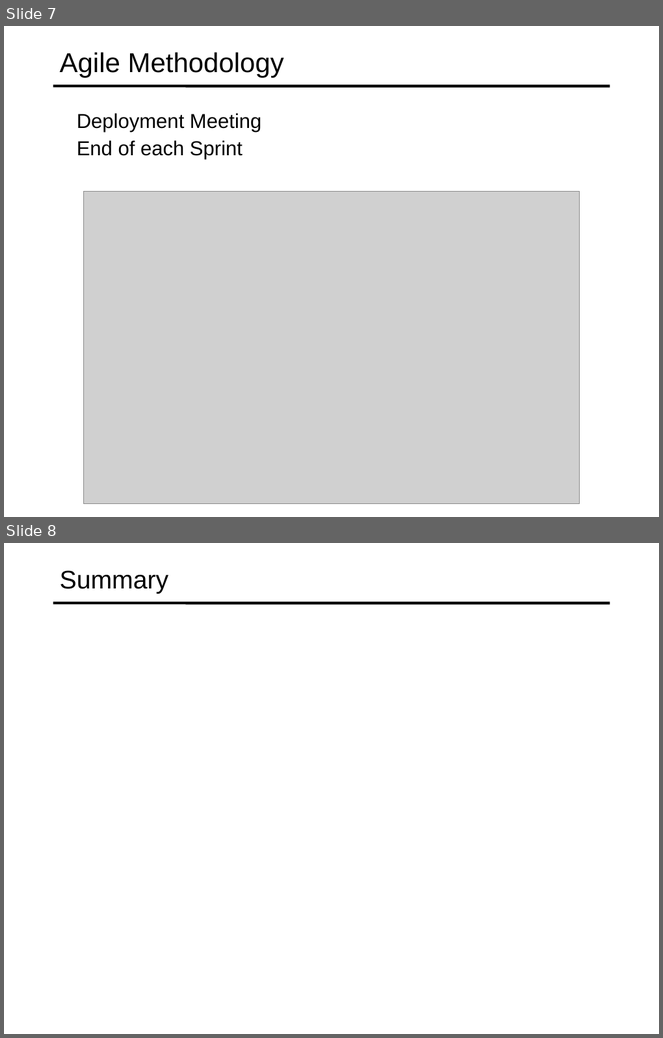
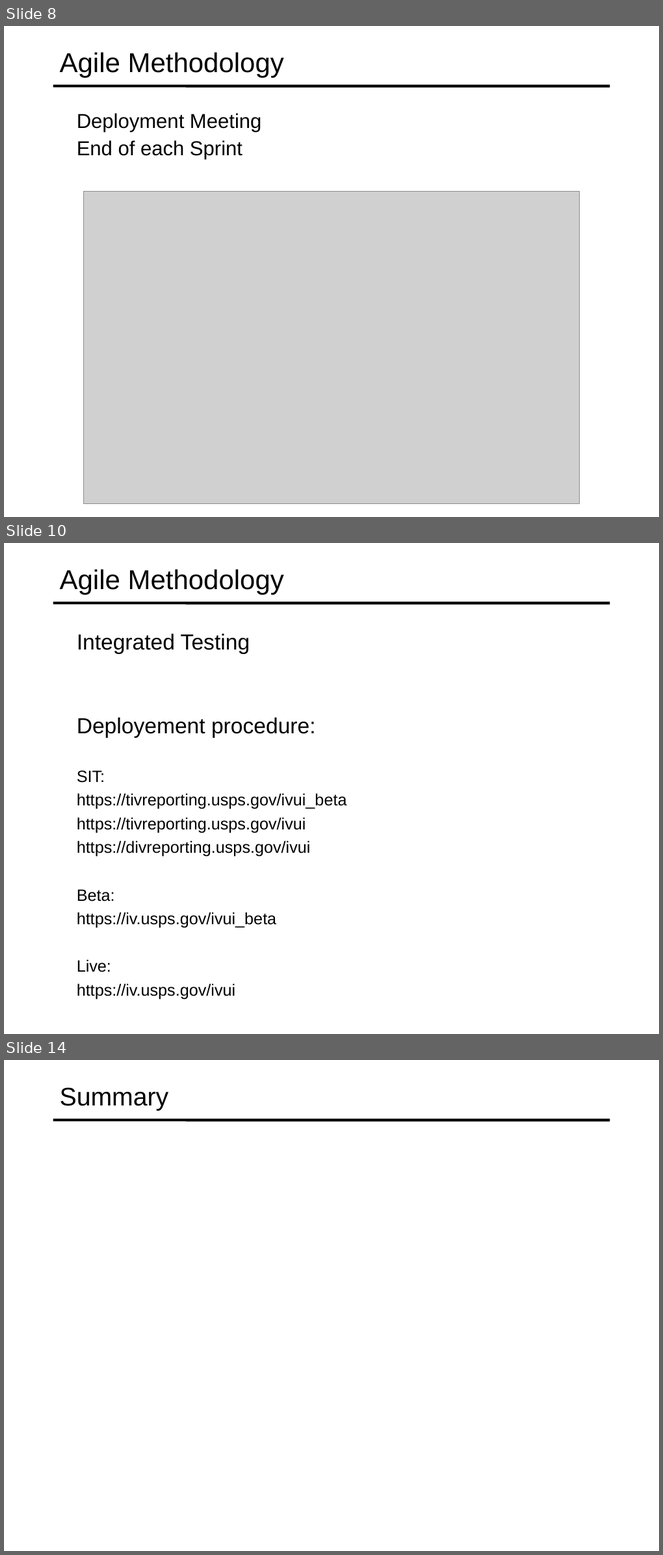
Before and after one commit to specter01wj/Jago_Link_Training, a slide deck: Angular/Interview Lectures/Work Flow/Work Flow.ppt. Shown one above the other, each under a label of ours: slides 7 and 8 before the commit, slides 8, 10 and 14 after it; the slides between them are not shown. The pictures are 663x1038 and 663x1555 pixels, drawn with LibreOffice and Linux fonts; fonts in the diff are those of the drawing; grey boxes stand for pictures. Boxes give left, top, right and bottom in pixels: in the first picture for what was removed or moved away, otherwise in the second. Text is boxed around its words. In the diff, an @@ line names an element or a change of style, - is before the commit and + after.

```diff
--- a/Angular/Interview Lectures/Work Flow/Work Flow.ppt
+++ b/Angular/Interview Lectures/Work Flow/Work Flow.ppt
@@ slide 10 added at (4, 543, 659, 1034), background #FFFFFF; not listed: 1 template element that a slide beside it also shows @@
@@ title added at (60, 569, 284, 594), 30 pt, text #000000 @@
+Agile Methodology
@@ text added at (77, 633, 250, 654), 24 pt, text #000000 @@
+  Integrated Testing
@@ text added at (77, 717, 347, 999), 18 pt, text #000000 @@
+  Deployement procedure:
+  SIT:
+  https://tivreporting.usps.gov/ivui_beta
+  https://tivreporting.usps.gov/ivui
+  https://divreporting.usps.gov/ivui
+  Beta:
+  https://iv.usps.gov/ivui_beta
+  Live:
+  https://iv.usps.gov/ivui
@@ what was slide 7 is now slide 8 @@
@@ what was slide 8 is now slide 14 @@
```
Also in this commit, not shown: 5 other slides added, 1 other file.
